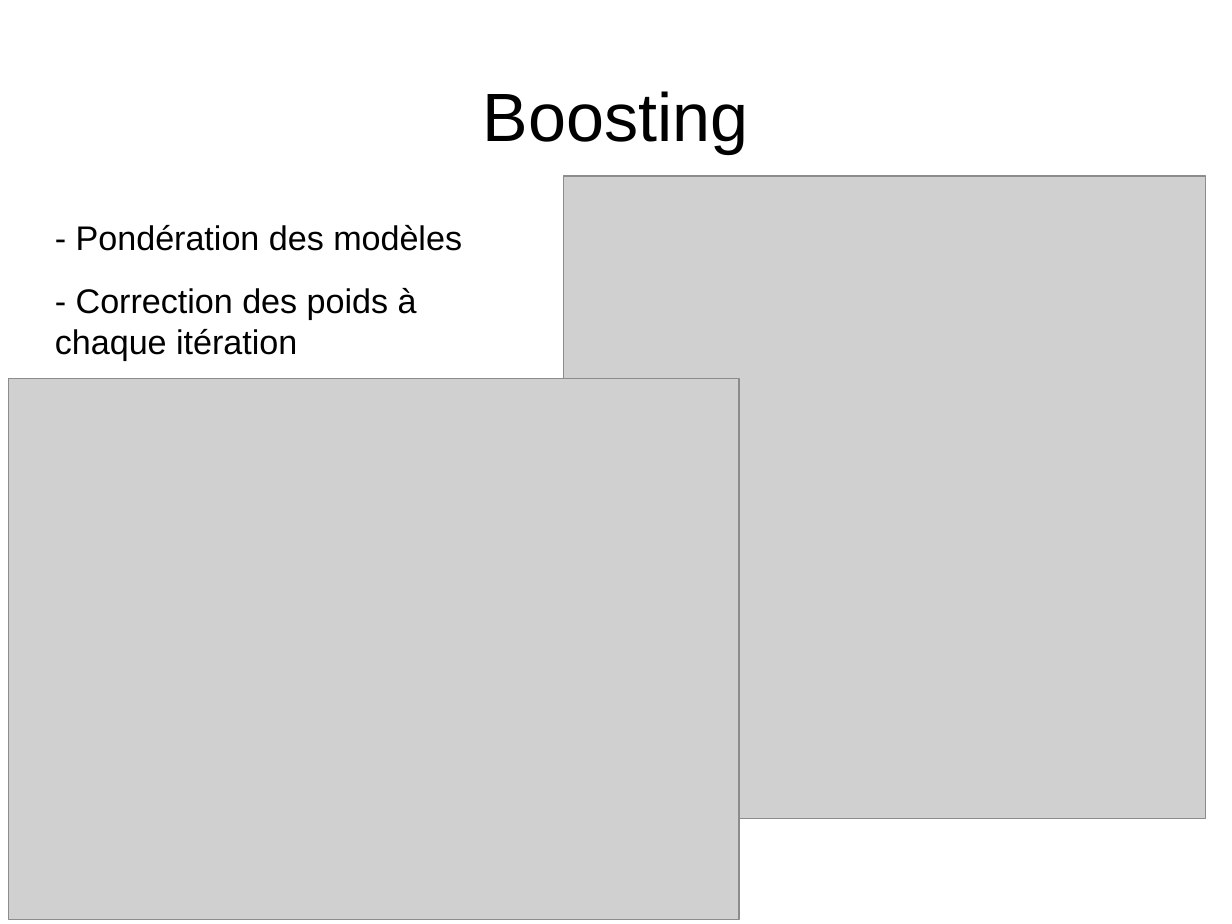
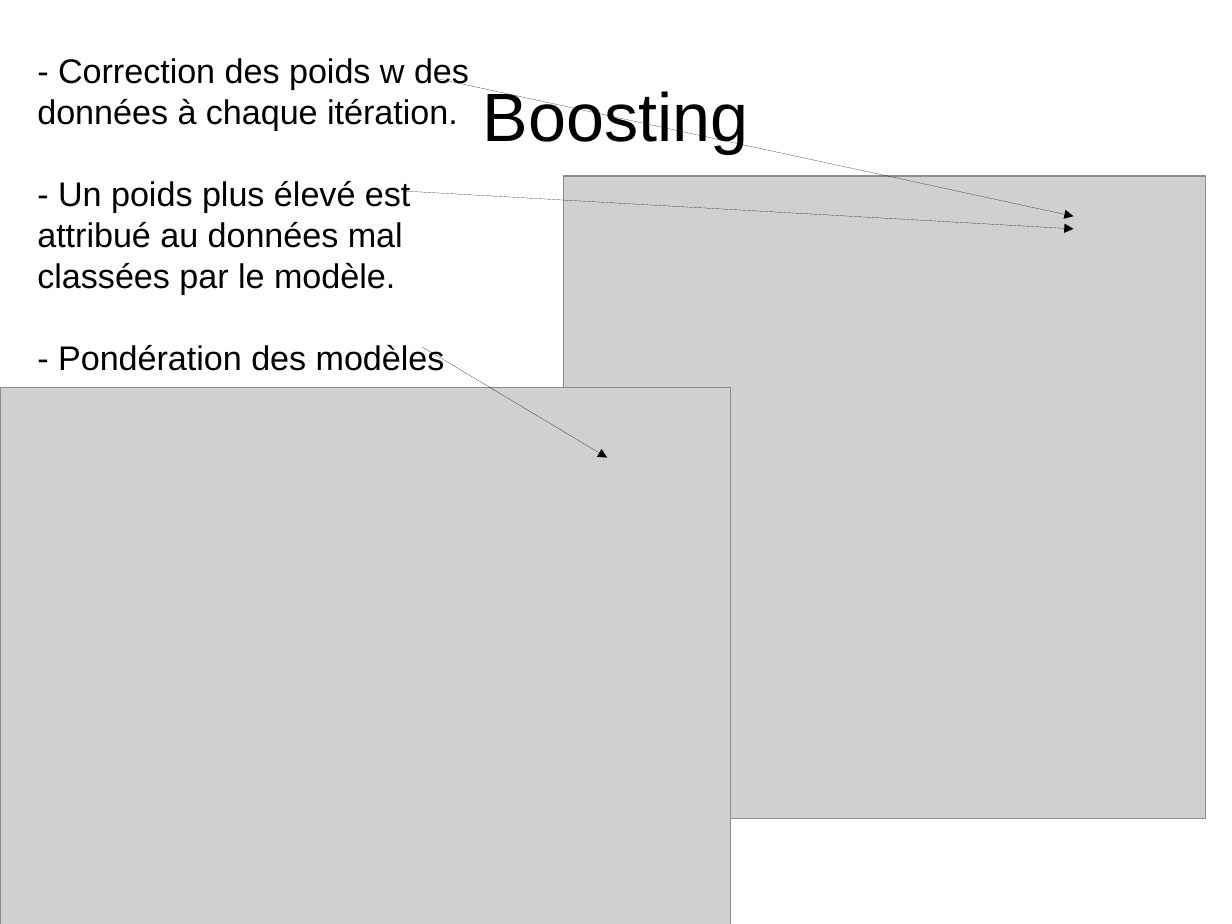
Before and after one commit to kad15/GBM, a slide deck: slide 6 of GBM_kad.odp (slide 7 before the commit). Drawn at 1232x924 pixels with LibreOffice and Linux fonts; fonts in the diff are those of the drawing; grey boxes stand for pictures; background and template pictures are left out. Boxes give left, top, right and bottom in pixels: in the first picture for what was removed or moved away, otherwise in the second. Text is boxed around its words. In the diff, an @@ line names an element or a change of style, - is before the commit and + after.

```diff
--- a/GBM_kad.odp
+++ b/GBM_kad.odp
@@ text added at box(37, 58, 469, 371), 22 pt, text #000000 @@
+- Correction des poids w des données à chaque itération.
+- Un poids plus élevé est attribué au données mal classées par le modèle.
+- Pondération des modèles
@@ arrow added from (440, 79) to (1074, 216), #000000 0 pt @@
@@ arrow added from (405, 191) to (1074, 229), #000000 0 pt @@
@@ text removed at box(55, 225, 462, 361) @@
-- Pondération des modèles
-- Correction des poids à chaque itération
@@ arrow added from (423, 347) to (607, 457), #000000 0 pt @@
@@ picture: place and size @@
-picture at box(9, 379, 740, 920)
+picture at box(0, 387, 731, 924)
```
Also in this commit, not shown: 3 other slides changed, 1 slide removed.
